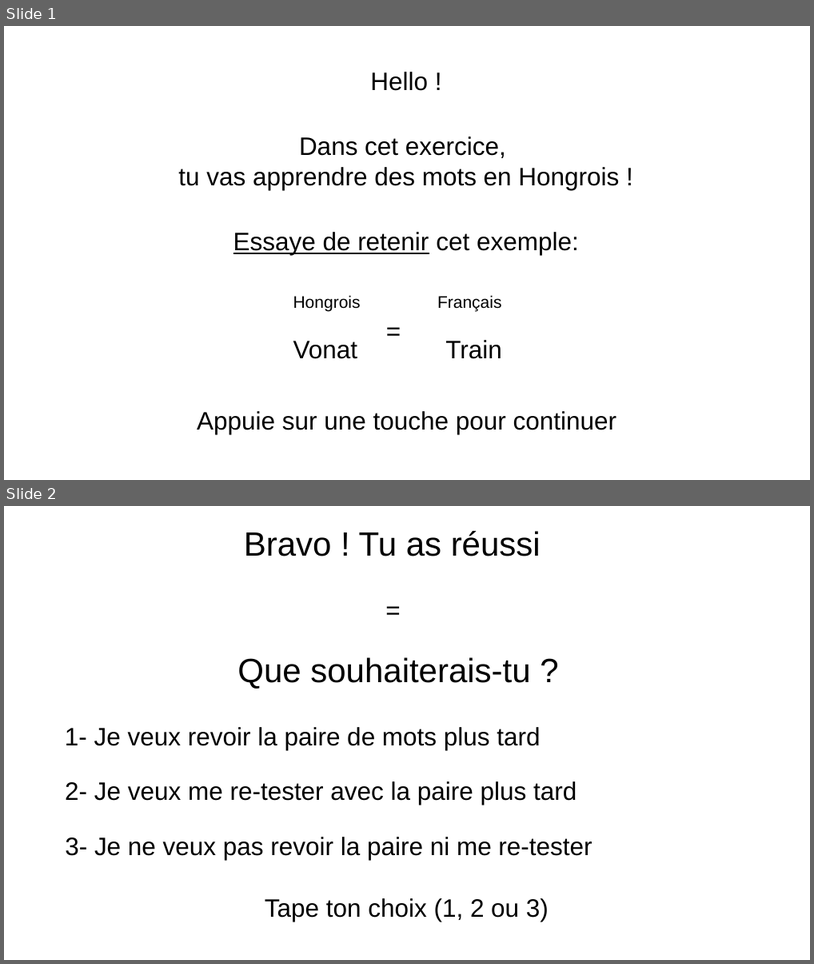
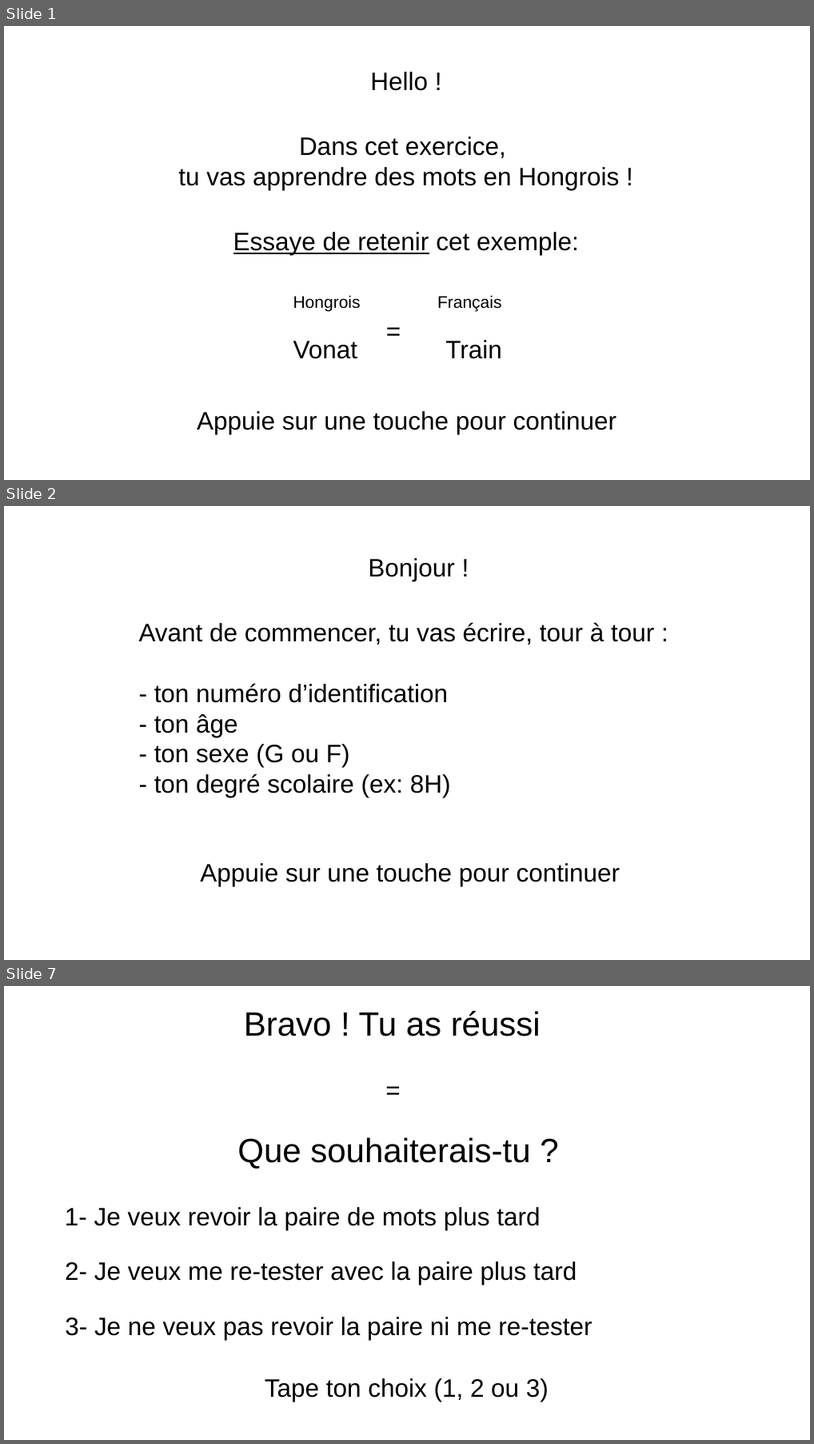
Before and after one commit to AlessandroCuozzo/Psycho, a slide deck: images/Images NEW.pptx. Shown one above the other, each under a label of ours: slides 1 and 2 before the commit, slides 1, 2 and 7 after it; the slides between them are not shown. The pictures are 814x964 and 814x1444 pixels, drawn with LibreOffice and Linux fonts; fonts in the diff are those of the drawing. Boxes give left, top, right and bottom in pixels: in the first picture for what was removed or moved away, otherwise in the second. Text is boxed around its words. In the diff, an @@ line names an element or a change of style, - is before the commit and + after.

```diff
--- a/images/Images NEW.pptx
+++ b/images/Images NEW.pptx
@@ slide 2 added at box(4, 506, 810, 960), background #FFFFFF @@
@@ text added at box(368, 558, 454, 581), 30 pt, text #000000 @@
+Bonjour !
@@ text added at box(139, 622, 654, 797), 30 pt, text #000000 @@
+Avant de commencer, tu vas écrire, tour à tour :
+- ton numéro d’identification
+- ton âge
+- ton sexe (G ou F)
+- ton degré scolaire (ex: 8H)
@@ text added at box(200, 863, 620, 886), 30 pt, text #000000 @@
+Appuie sur une touche pour continuer
@@ what was slide 2 is now slide 7 @@
```
Also in this commit, not shown: 4 other slides added, 48 other files.
